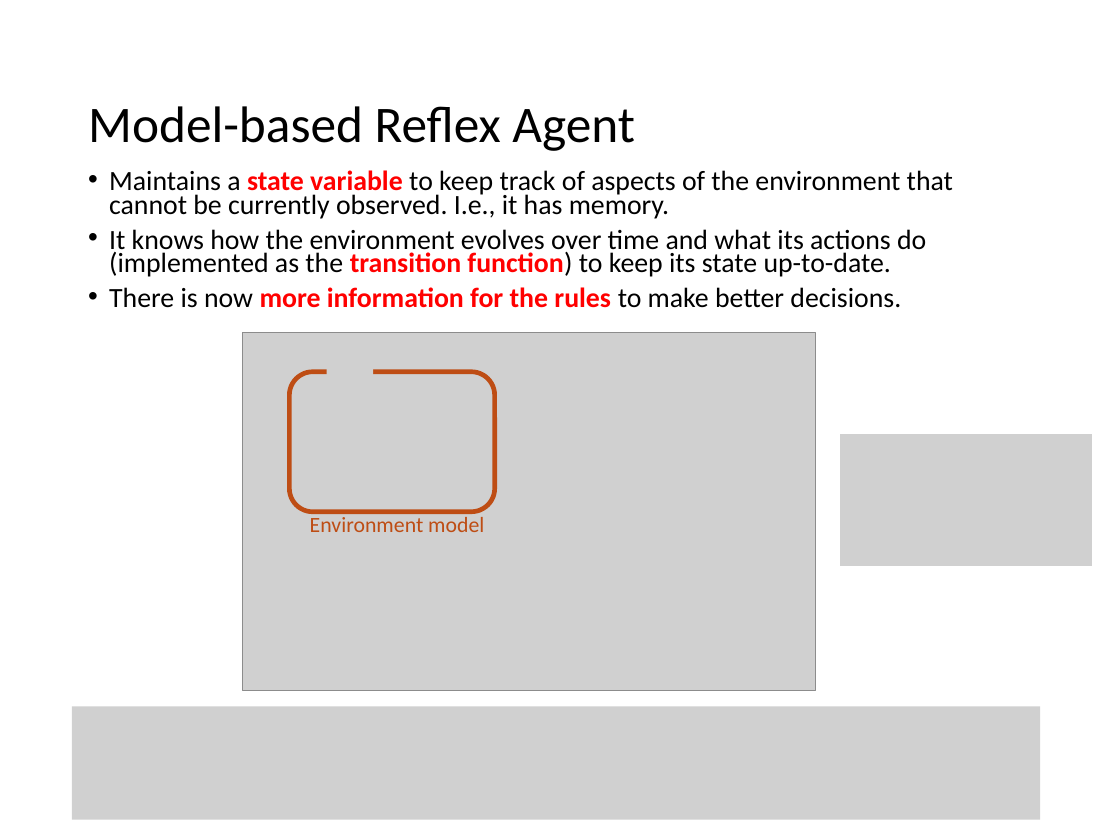
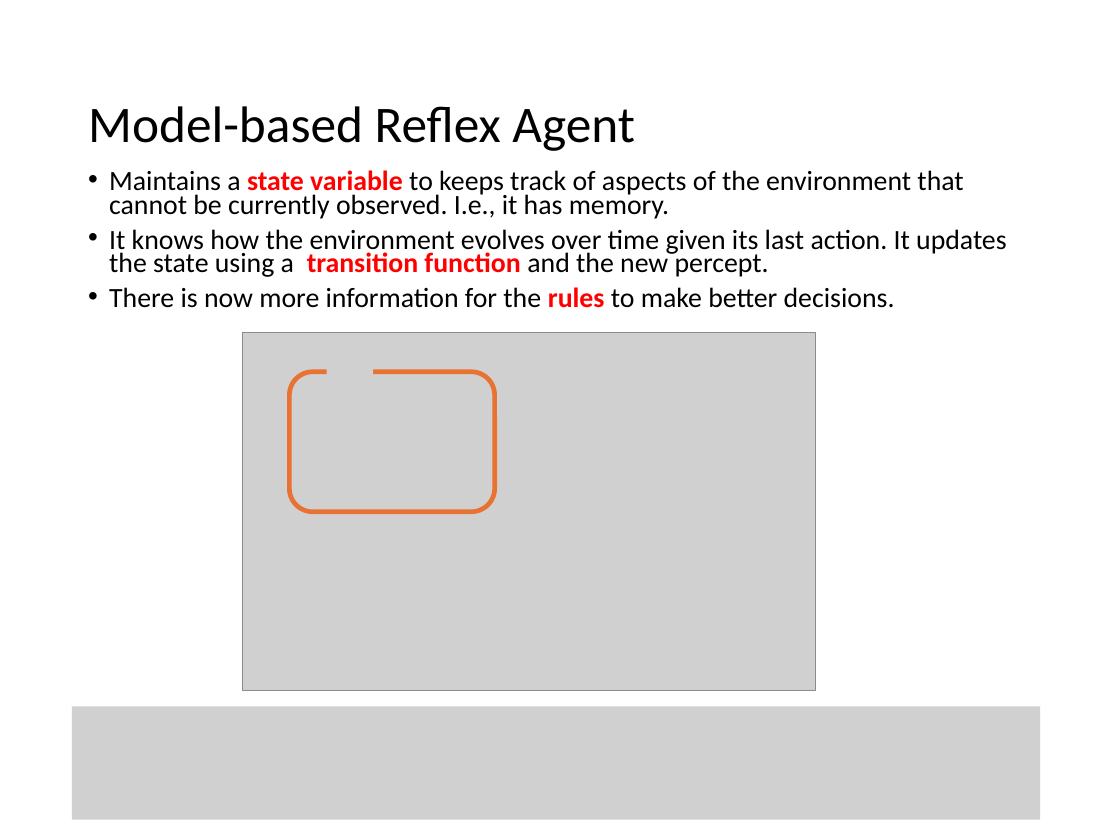
Before and after one commit to mhahsler/Introduction_to_Artificial_Intelligence, a slide deck: slide 19 of slides/discussion/02_agents_discussion.pptx (slide 27 before the commit). Drawn at 1120x840 pixels with LibreOffice and Linux fonts; fonts in the diff are those of the drawing; grey boxes stand for pictures. Boxes give left, top, right and bottom in pixels: in the first picture for what was removed or moved away, otherwise in the second. Text is boxed around its words. In the diff, an @@ line names an element or a change of style, - is before the commit and + after.

```diff
--- a/slides/discussion/02_agents_discussion.pptx
+++ b/slides/discussion/02_agents_discussion.pptx
@@ text at bbox=[109, 170, 1007, 277]: text changed @@
-• Maintains a state variable to keep track of aspects of the environment that cannot be currently observed. I.e., it has memory.
-• It knows how the environment evolves over time and what its actions do (implemented as the transition function) to keep its state up-to-date.
+• Maintains a state variable to keeps track of aspects of the environment that cannot be currently observed. I.e., it has memory.
+• It knows how the environment evolves over time given its last action. It updates the state using a transition function and the new percept.
@@ text at bbox=[109, 287, 895, 308]: text colour #FF0000 to #000000, bold off in "more information for the" @@
@@ rounded rectangle at bbox=[289, 372, 494, 512]: outline #BE4D14 3 pt to #E97132 3 pt @@
@@ picture removed at bbox=[840, 435, 1092, 567] @@
@@ picture: place and size @@
-picture at bbox=[304, 535, 480, 577]
+picture at bbox=[289, 528, 466, 572]
@@ text removed at bbox=[310, 517, 484, 532] @@
-Environment model
```
Also in this commit, not shown: 10 other slides changed, 11 slides added, 31 slides removed, 1 other file.
